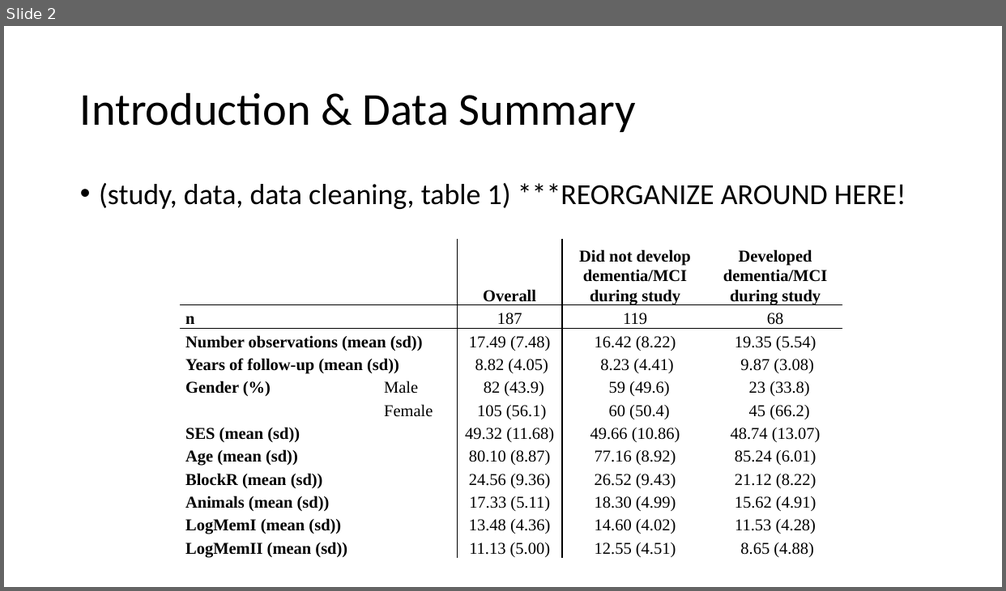
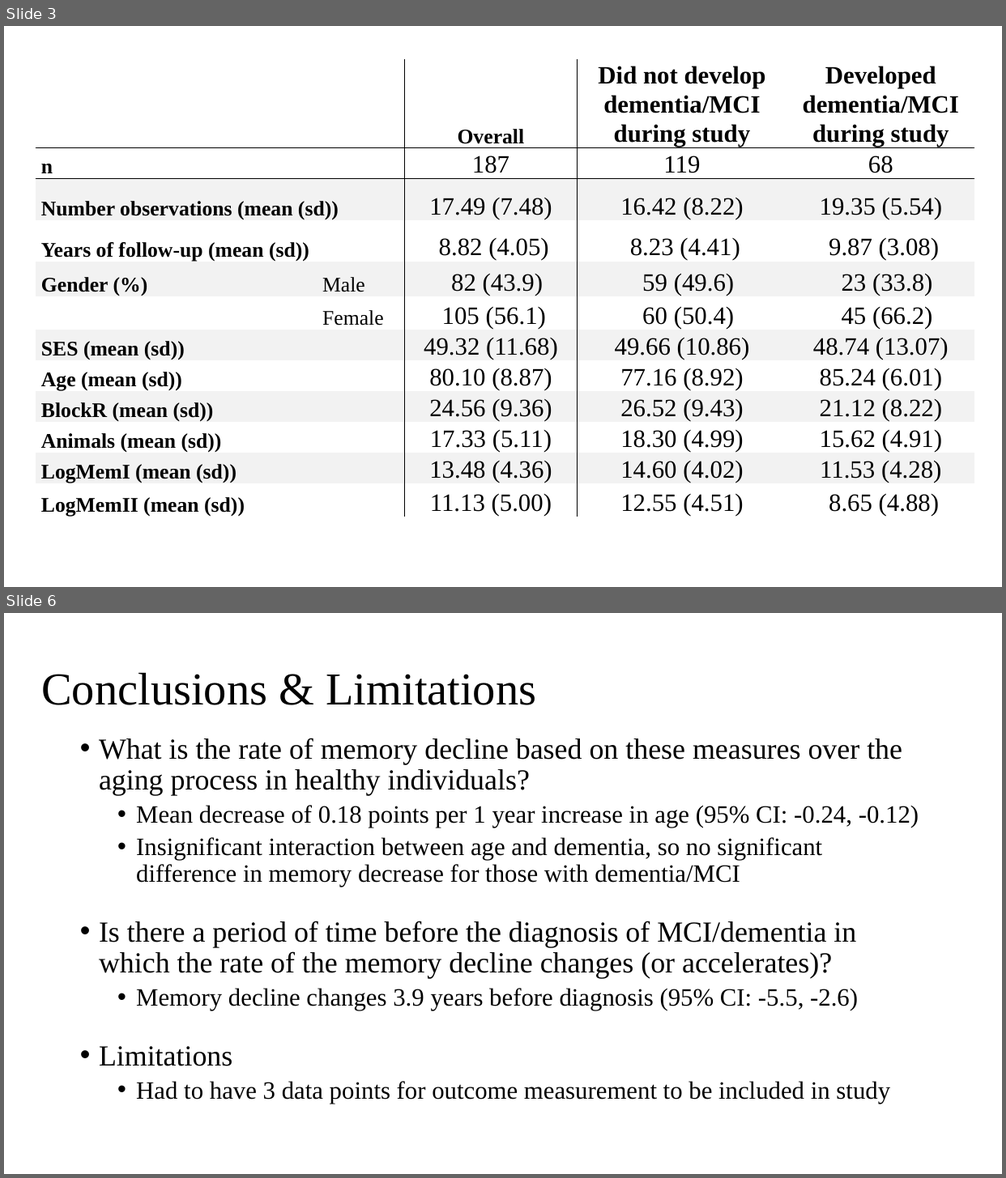
Before and after one commit to johnsra3/bios6623-johnsra3, a slide deck: Project3/Reports/Project 3 Final Presentation.pptx. Shown one above the other, each under a label of ours: slide 2 before the commit, slides 3 and 6 after it; the slides between them are not shown. The pictures are 1006x591 and 1006x1178 pixels, drawn with LibreOffice and Linux fonts; fonts in the diff are those of the drawing. Boxes give left, top, right and bottom in pixels: in the first picture for what was removed or moved away, otherwise in the second. Text is boxed around its words. In the diff, an @@ line names an element or a change of style, - is before the commit and + after.

Commit message:
Added results to presentation, updated tables in report

```diff
--- a/Project3/Reports/Project 3 Final Presentation.pptx
+++ b/Project3/Reports/Project 3 Final Presentation.pptx
@@ slide 6 added at (x1=4, y1=613, x2=1002, y2=1174), background #FFFFFF @@
@@ title added at (x1=41, y1=672, x2=536, y2=705), 44 pt, text #000000 @@
+Conclusions & Limitations
@@ text added at (x1=99, y1=738, x2=918, y2=1104), 24 pt, text #000000 @@
+• What is the rate of memory decline based on these measures over the aging process in healthy individuals?
+  • Mean decrease of 0.18 points per 1 year increase in age (95% CI: -0.24, -0.12)
+  • Insignificant interaction between age and dementia, so no significant difference in memory decrease for those with dementia/MCI
+• Is there a period of time before the diagnosis of MCI/dementia in which the rate of the memory decline changes (or accelerates)?
+  • Memory decline changes 3.9 years before diagnosis (95% CI: -5.5, -2.6)
+• Limitations
+  • Had to have 3 data points for outcome measurement to be included in study
@@ what was slide 2 is now slide 3 @@
@@ slide 3 changed as well @@
@@ table at (x1=36, y1=60, x2=975, y2=531) @@
+column 2:  |  |  |  |  |  |  |  |  |  |  | 
@@ table resized from (x1=180, y1=238, x2=842, y2=561) to (x1=36, y1=60, x2=975, y2=531) @@
@@ title removed at (x1=80, y1=92, x2=636, y2=132) @@
-Introduction & Data Summary
@@ text removed at (x1=99, y1=183, x2=906, y2=209) @@
-• (study, data, data cleaning, table 1) ***REORGANIZE AROUND HERE!
```
Also in this commit, not shown: 1 other slide changed, 3 other slides added, 4 slides removed, 11 other files.
